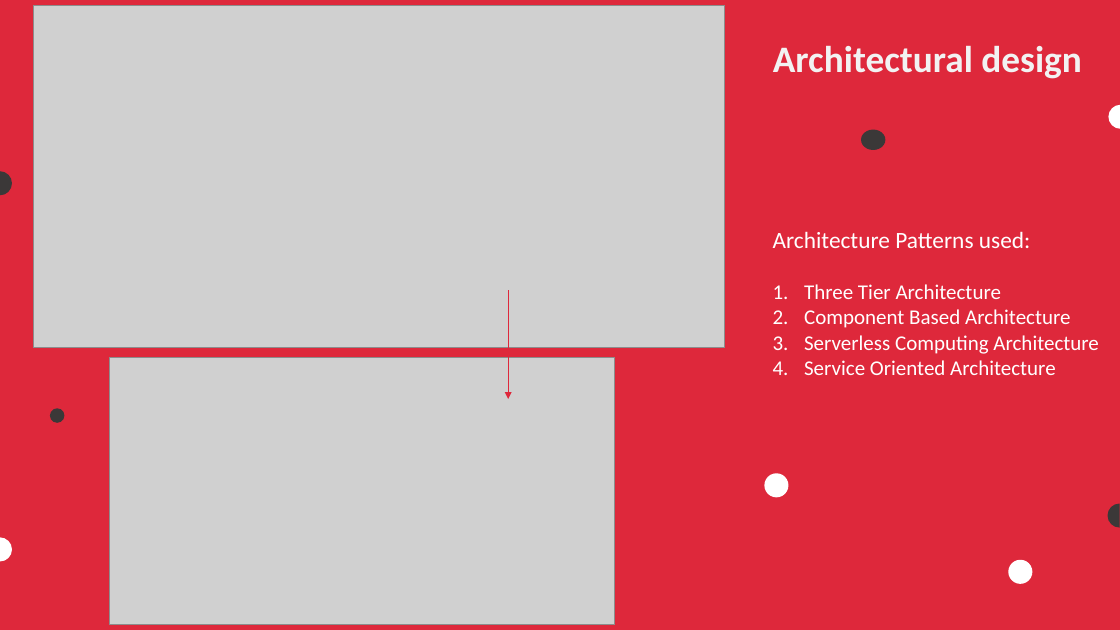
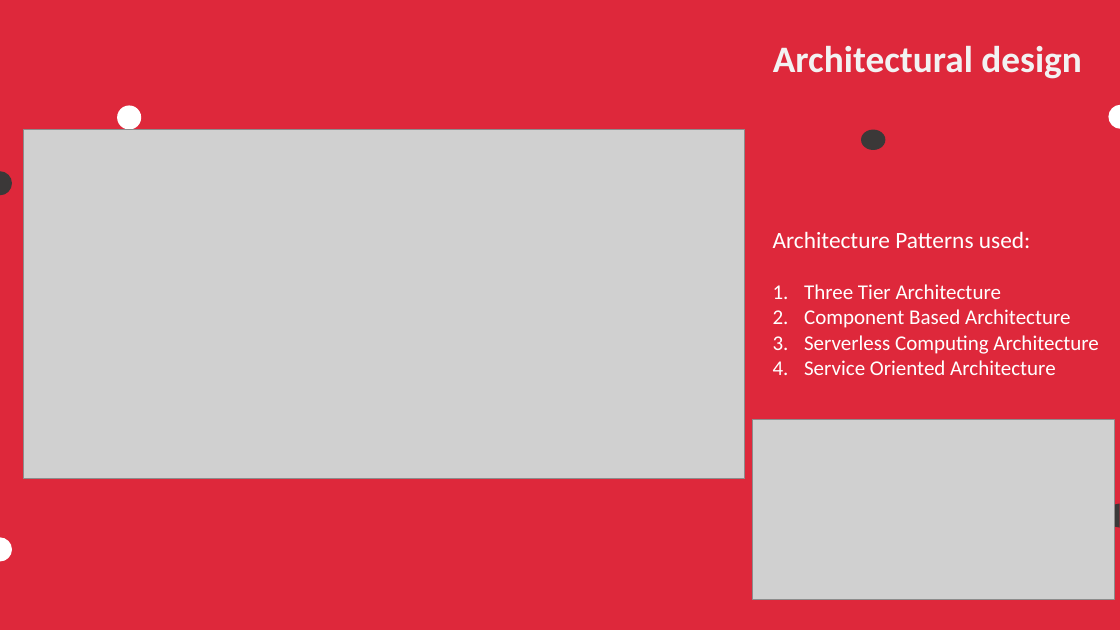
Before and after one commit to COS301-SE-2023/Pronto, a slide deck: slide 4 of Documentation/Demo 4 documents/Demo 4 Slideshow.pptx (slide 5 before the commit). Drawn at 1120x630 pixels with LibreOffice and Linux fonts; fonts in the diff are those of the drawing; grey boxes stand for pictures. Boxes give left, top, right and bottom in pixels: in the first picture for what was removed or moved away, otherwise in the second. Text is boxed around its words. In the diff, an @@ line names an element or a change of style, - is before the commit and + after.

```diff
--- a/Documentation/Demo 4 documents/Demo 4 Slideshow.pptx
+++ b/Documentation/Demo 4 documents/Demo 4 Slideshow.pptx
@@ picture removed at bbox=[34, 5, 725, 347] @@
@@ ellipse: place and size @@
-ellipse at bbox=[1008, 560, 1033, 584]
+ellipse at bbox=[117, 106, 141, 130]
@@ picture added at bbox=[24, 129, 745, 479] @@
@@ arrow removed from (508, 290) to (508, 399) @@
@@ picture removed at bbox=[110, 358, 616, 625] @@
@@ ellipse removed at bbox=[50, 408, 64, 423] @@
@@ picture added at bbox=[752, 420, 1114, 600] @@
@@ ellipse removed at bbox=[765, 473, 789, 497] @@
```
Also in this commit, not shown: 5 other slides changed, 2 slides removed.
